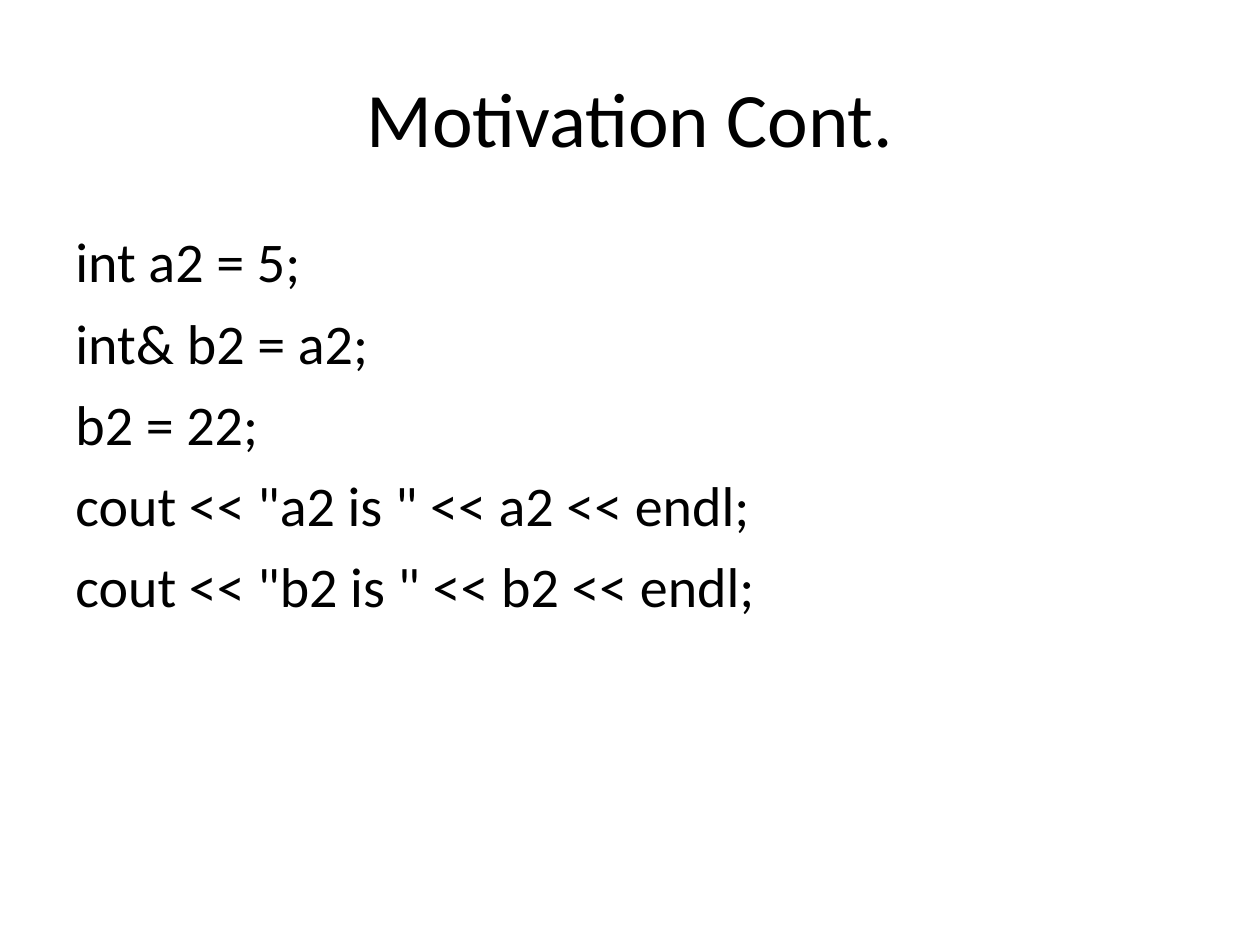
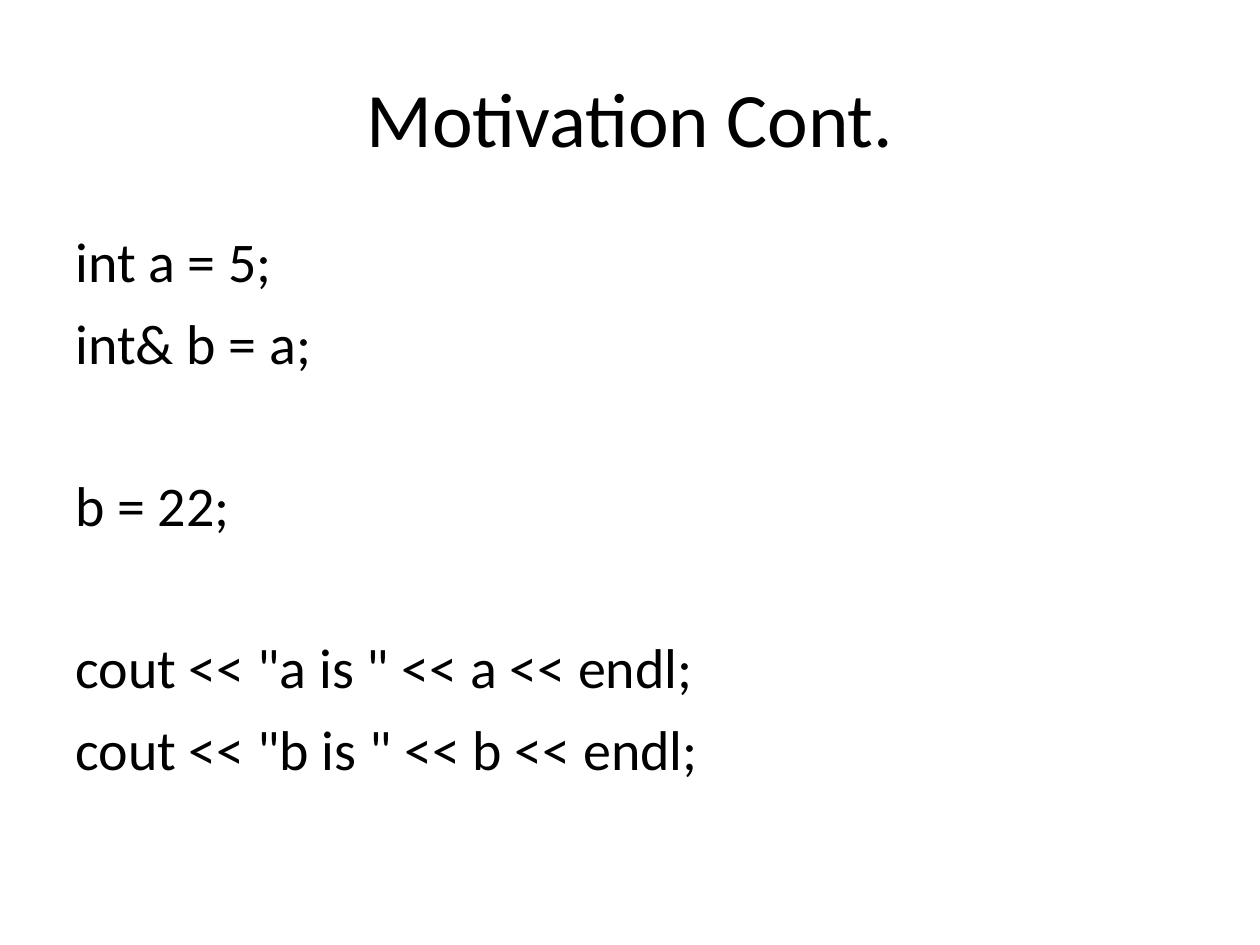
Before and after one commit to xiaohe27/Papers4Courses, a slide deck: slide 3 of FM/presentations/Overview of Separation Logic.ppt. Drawn at 1260x945 pixels with LibreOffice and Linux fonts; fonts in the diff are those of the drawing. Boxes give left, top, right and bottom in pixels: in the first picture for what was removed or moved away, otherwise in the second. Text is boxed around its words. In the diff, an @@ line names an element or a change of style, - is before the commit and + after.

Commit message:
add

```diff
--- a/FM/presentations/Overview of Separation Logic.ppt
+++ b/FM/presentations/Overview of Separation Logic.ppt
@@ text at (x1=75, y1=243, x2=697, y2=777): text changed @@
-int a2 = 5;
-int& b2 = a2;
-b2 = 22;
-cout << "a2 is " << a2 << endl;
-cout << "b2 is " << b2 << endl;
+int a = 5;
+int& b = a;
+b = 22;
+cout << "a is " << a << endl;
+cout << "b is " << b << endl;
```
Also in this commit, not shown: 1 other slide changed, 6 slides added.
